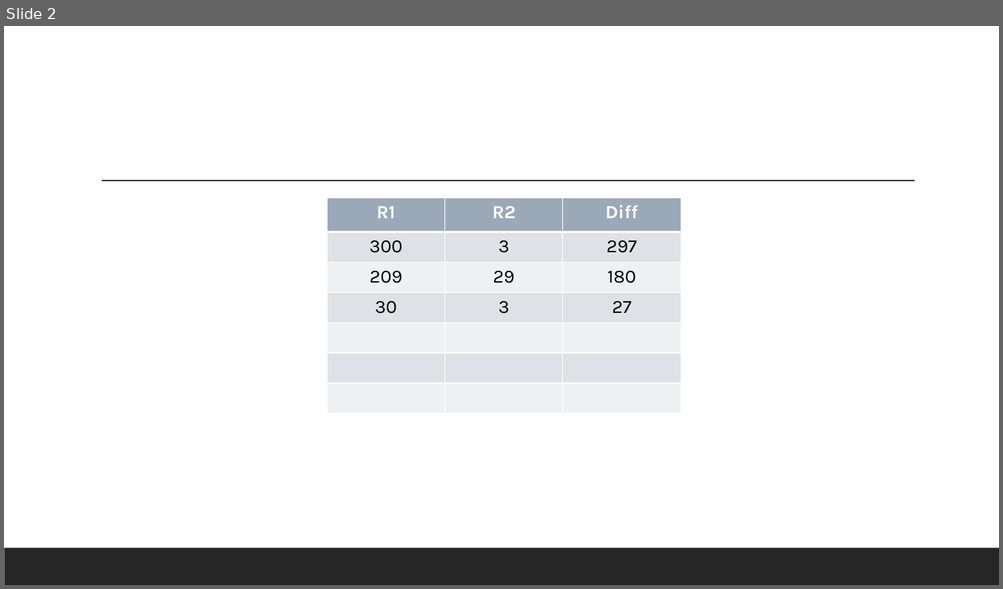
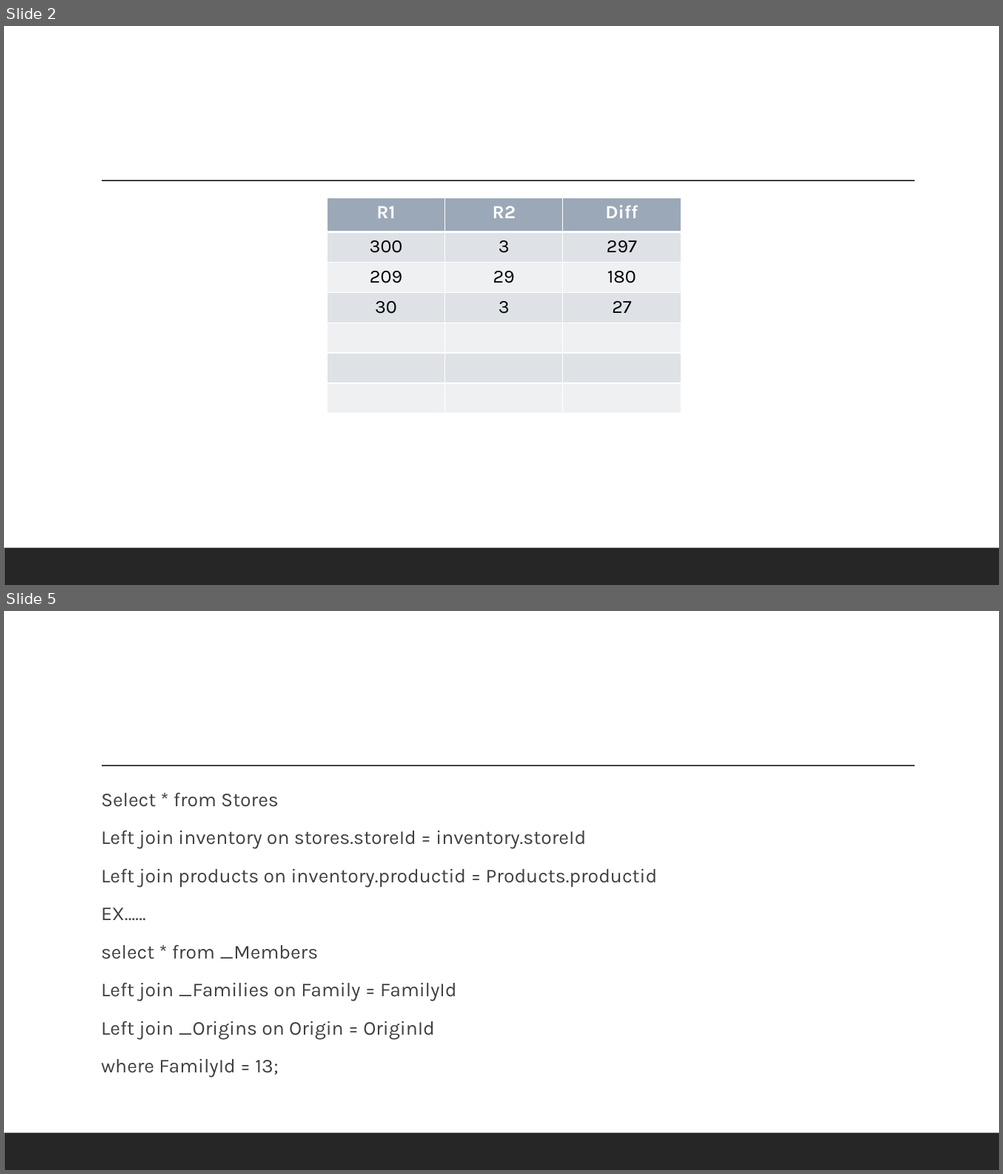
Before and after one commit to 041122-dynamics-uta/041122-dynamics-batch, a slide deck: demos/MarksDrawrings.pptx. Shown one above the other, each under a label of ours: slide 2 before the commit, slides 2 and 5 after it; the slides between them are not shown. The pictures are 1003x589 and 1003x1174 pixels, drawn with LibreOffice and Linux fonts; fonts in the diff are those of the drawing. Boxes give left, top, right and bottom in pixels: in the first picture for what was removed or moved away, otherwise in the second. Text is boxed around its words. In the diff, an @@ line names an element or a change of style, - is before the commit and + after.

```diff
--- a/demos/MarksDrawrings.pptx
+++ b/demos/MarksDrawrings.pptx
@@ slide 5 added at [4, 611, 999, 1170], background #FFFFFF; not listed: 2 template elements that a slide beside it also shows @@
@@ text added at [101, 792, 657, 1078], 19 pt, text #404040 @@
+  Select * from Stores
+  Left join inventory on stores.storeId = inventory.storeId
+  Left join products on inventory.productid = Products.productid
+  EX……
+  select * from _Members
+  Left join _Families on Family = FamilyId
+  Left join _Origins on Origin = OriginId
+  where FamilyId = 13;
```
Also in this commit, not shown: 1 other slide added, 8 other files.
